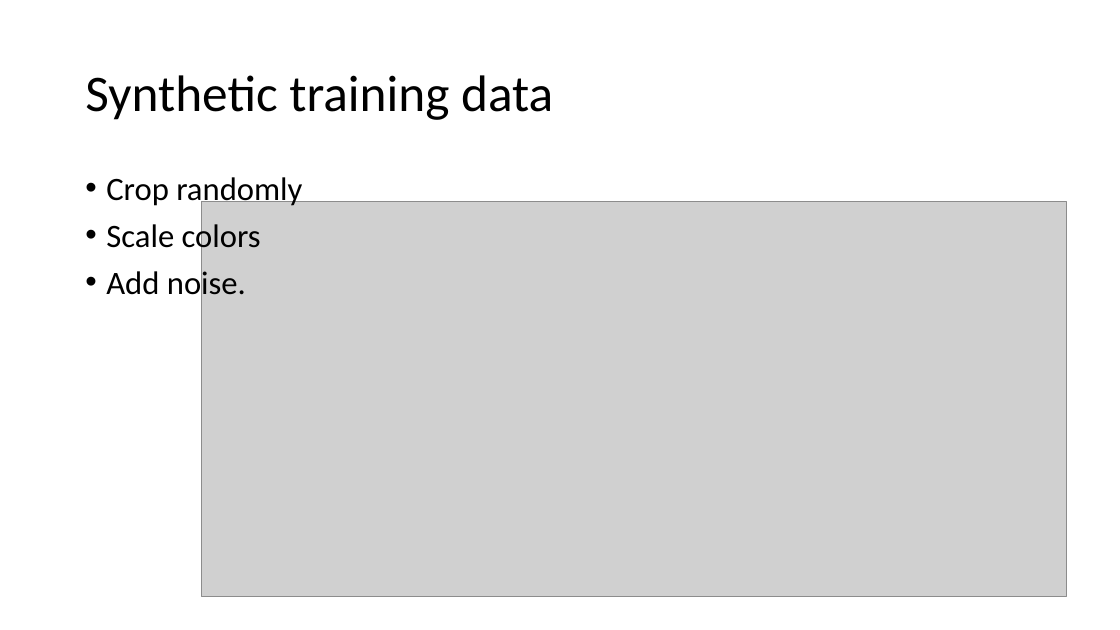
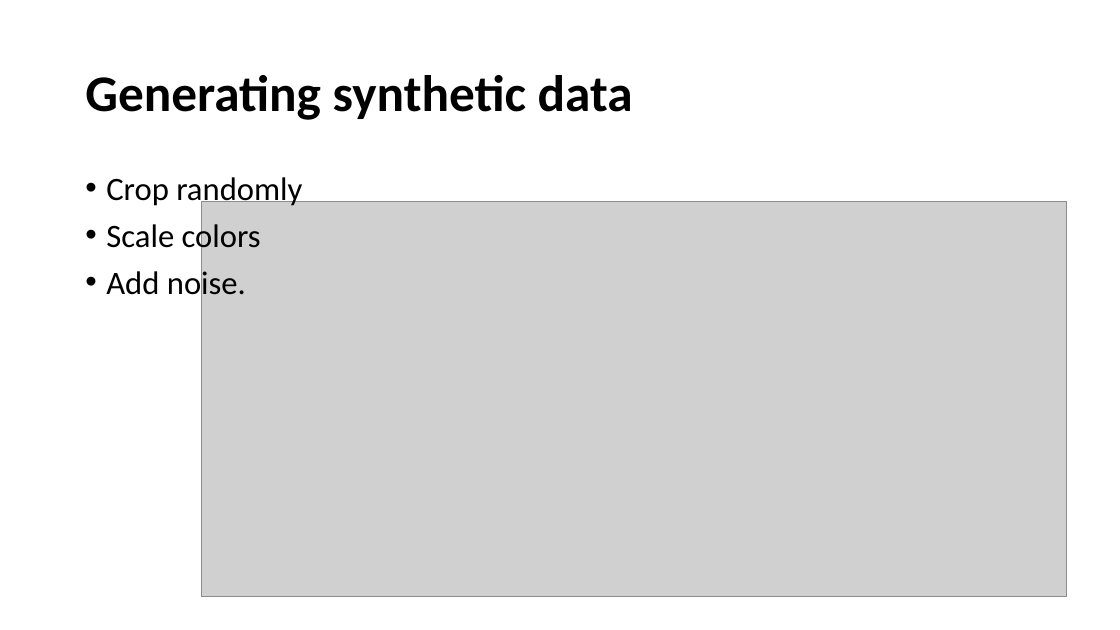
Before and after one commit to zhanglijian/DIP_Project, a slide deck: slide 18 of Burst Denoising with Kernel Prediction Networks.pptx (slide 10 before the commit). Drawn at 1120x630 pixels with LibreOffice and Linux fonts; fonts in the diff are those of the drawing; grey boxes stand for pictures. Boxes give left, top, right and bottom in pixels: in the first picture for what was removed or moved away, otherwise in the second. Text is boxed around its words. In the diff, an @@ line names an element or a change of style, - is before the commit and + after.

```diff
--- a/Burst Denoising with Kernel Prediction Networks.pptx
+++ b/Burst Denoising with Kernel Prediction Networks.pptx
@@ title at (85, 75, 633, 120): text changed; bold on @@
-Synthetic training data
+Generating synthetic data
```
Also in this commit, not shown: 12 other slides changed, 8 slides added, 1 slide removed.
